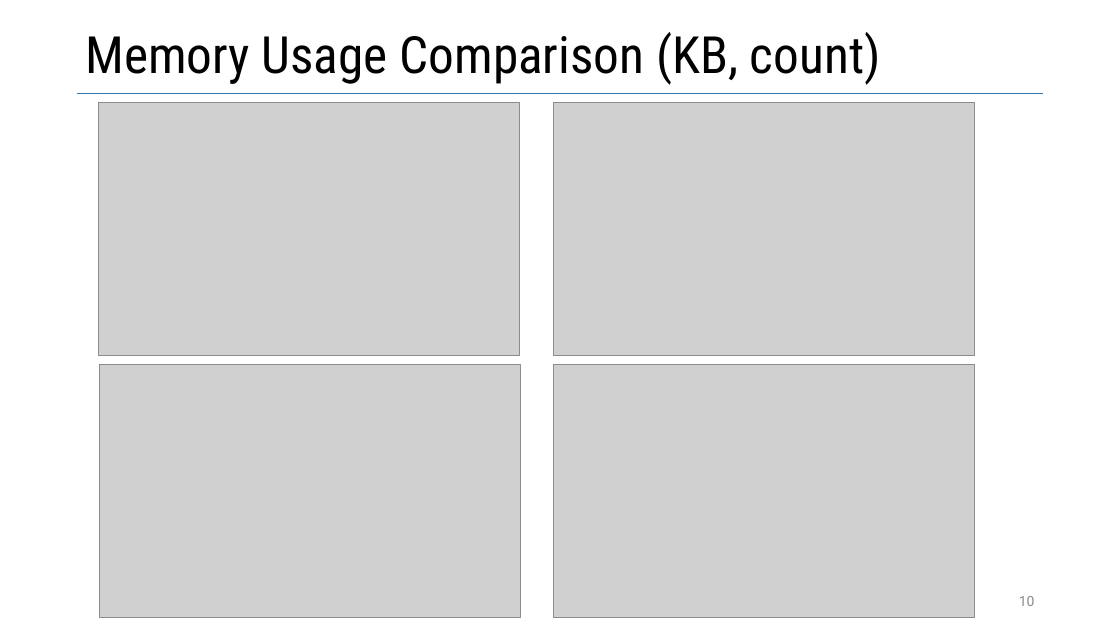
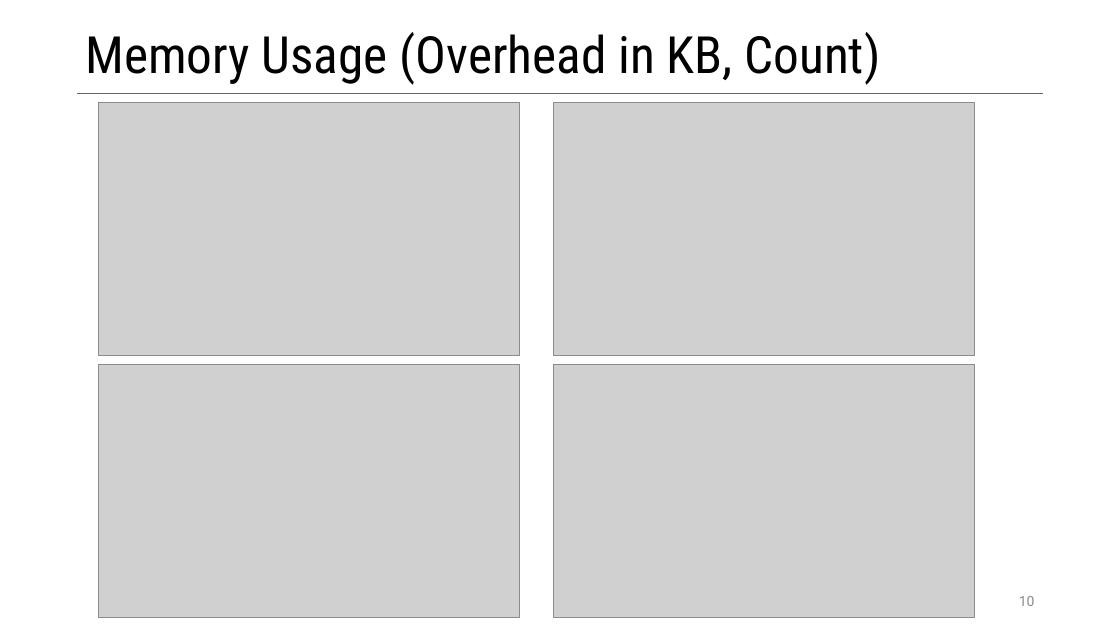
Before and after one commit to vmzakharov/refactor-to-ec, a slide deck: slide 10 of docs/RefactorToEcIntro.pptx. Drawn at 1120x630 pixels with LibreOffice and Linux fonts; fonts in the diff are those of the drawing; grey boxes stand for pictures. Boxes give left, top, right and bottom in pixels: in the first picture for what was removed or moved away, otherwise in the second. Text is boxed around its words. In the diff, an @@ line names an element or a change of style, - is before the commit and + after.

```diff
--- a/docs/RefactorToEcIntro.pptx
+++ b/docs/RefactorToEcIntro.pptx
@@ title at (x1=85, y1=32, x2=880, y2=85): text changed @@
-Memory Usage Comparison (KB, count)
+Memory Usage (Overhead in KB, Count)
```
Also in this commit, not shown: 1 other slide changed, 1 other file.
